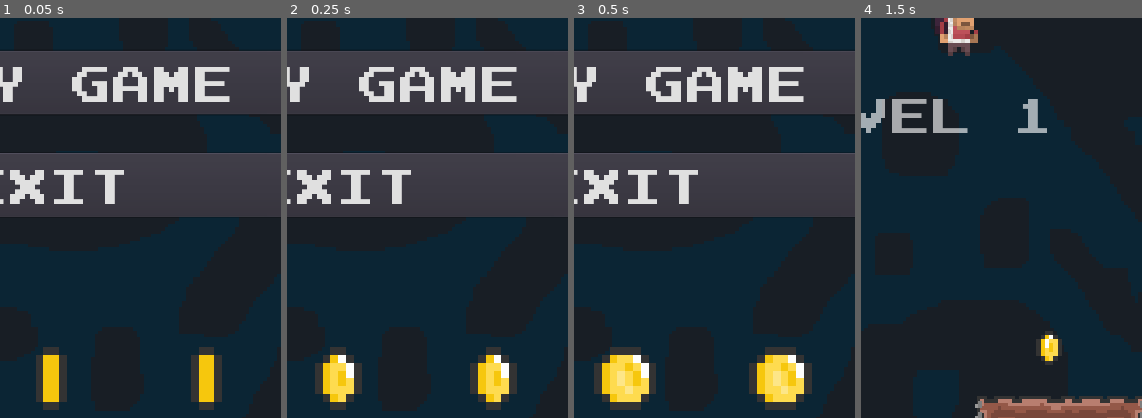
Above: before the commit, frames 1-4 (left to right).
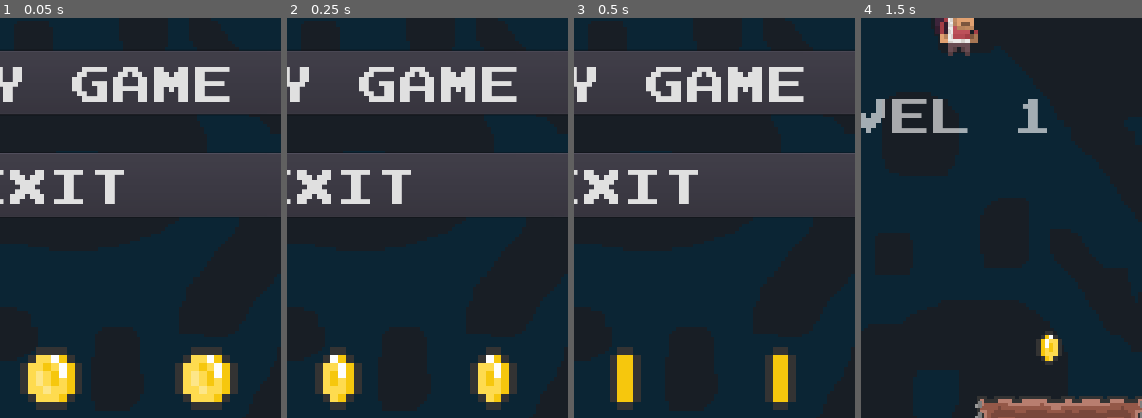
Above: after the commit, the same moments.

Repository: drxwat/rope-and-digger-game
Game: Godot game, scene res://level/start-screen/StartScreen.tscn
The game is run twice, just before and just after one commit, with the same random seed, the same clock (stepped at 60 frames per second) and the same inputs. Sound files missing from this copy of the repository are replaced by a short silence.
Inputs (mouse positions are % of the whole screen's width and height, from its top left):
- Up to frame 1 (0.05 s): no input
- Up to frame 2 (0.25 s): no input
- Up to frame 3 (0.5 s): no input
- Up to frame 4 (1.5 s): click "PLAY GAME" at 0.5 s; move the mouse to (72, 45) at 1.27 s; hold D (move_right) from 1.28 s (still down); click (72, 45) at 1.42 s
The pictures show only the part of the screen within x 41-91%, y 38-88%; the shares and areas given below are measured in that part.

The runs differ from the first frame. In frame 1, 4.9% of the frame differs, in the area x 7-85%, y 82-98%; in frame 2, 1.8%; in frame 3, 5.1%; in frame 4, nothing differs.

Commit message:
nothing

Diff:
--- a/core/player/Player.gd
+++ b/core/player/Player.gd
@@ -36,11 +36,9 @@
 	if Input.is_action_pressed("move_left"):
 		move_dir += Vector2(-speed, 0)
 		gfx.scale.x = gfx_scale
-#		char_sprite.flip_h = false
 	elif Input.is_action_pressed("move_right"):
 		move_dir += Vector2(speed, 0)
 		gfx.scale.x = -gfx_scale
-#		char_sprite.flip_h = true
 
 	if is_on_floor() and move_dir.x != 0:
 		char_sprite.play("run")
--- a/level/start-screen/StartScreen.tscn
+++ b/level/start-screen/StartScreen.tscn
@@ -141,6 +141,7 @@
 position = Vector2( 312.75, 800.392 )
 scale = Vector2( 10, 10 )
 frames = SubResource( 11 )
+frame = 4
 playing = true
 flip_h = true
 
@@ -148,6 +149,7 @@
 position = Vector2( 511.817, 800.392 )
 scale = Vector2( 10, 10 )
 frames = SubResource( 11 )
+frame = 4
 playing = true
 flip_h = true
 
Not shown: 1 places in level/main-level/MainLevel.tscn that only renumber resources
